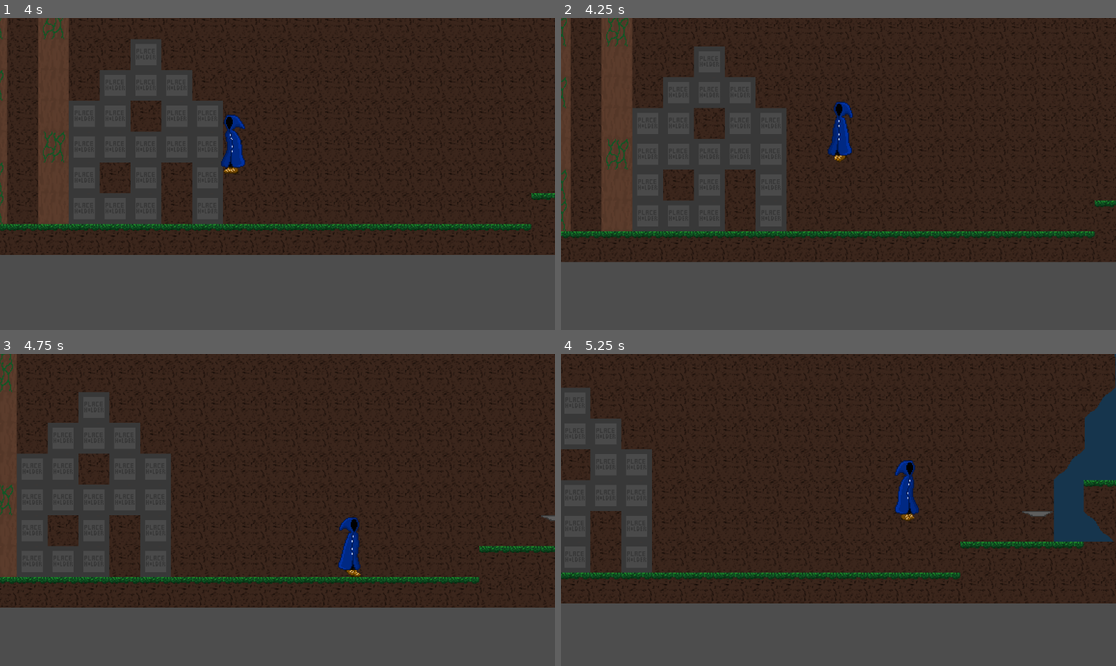
Above: before the commit, frames 1-4 (two rows, left to right).
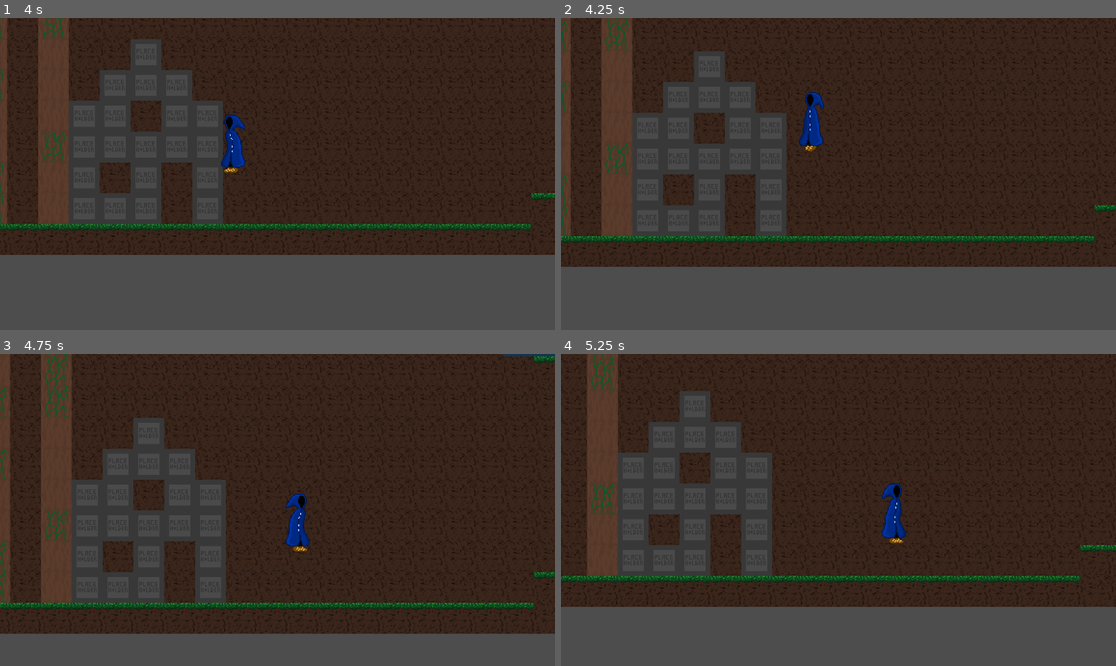
Above: after the commit, the same moments.

Repository: Maurice438361/Nyctophobia-YOGduo
Game: Godot game, scene res://world.tscn
Two runs of this game, one before a commit and one after it. Both use one fixed random seed, a clock stepped at 60 frames per second and the inputs below.
Inputs:
- Up to frame 1 (4 s): tap Enter at 0.5 s; hold D (Right) 0.53-2.03 s; tap Space (Jump) at 0.6, 0.77, 1.07, 1.35, 1.52, 1.82, 2.1, 2.85, 3.02, 3.32, 3.6, 3.77 s; hold A (Left) from 2.03 s (still down)
- Up to frame 2 (4.25 s): keep holding A (Left); tap Space (Jump) at 4.07 s
- Up to frame 3 (4.75 s): release A (Left) at 4.28 s; hold D (Right) from 4.28 s (still down); tap Space (Jump) at 4.35, 4.52 s
- Up to frame 4 (5.25 s): keep holding D (Right); tap Space (Jump) at 4.82, 5.1 s

Frame 1 is identical in both runs. In frame 2, 8.7% of the frame differs, in the area x 0-100%, y 0-80%; in frame 3, 30%, in the area x 0-100%, y 0-90%; in frame 4, 24%.

Commit message:
Fixed inputed variables for the wall jump not working

Diff:
--- a/NyctophobiaPlayer.tscn
+++ b/NyctophobiaPlayer.tscn
@@ -145,6 +145,9 @@
 
 [node name="CharacterBody2D" type="CharacterBody2D"]
 script = ExtResource("2_t1ppf")
+WALL_JUMP_FORCE = 300
+WALL_PUSH_FORCE = 100
+WALL_JUMP_GRACE = 10.0
 
 [node name="AnimatedSprite2D" type="AnimatedSprite2D" parent="."]
 sprite_frames = SubResource("SpriteFrames_oay2s")
--- a/assets/Player sprite/nyctophobia_player.gd
+++ b/assets/Player sprite/nyctophobia_player.gd
@@ -73,10 +73,10 @@
 		WallCling = false
 
 	if WallCling and Input.is_action_just_pressed("Jump"):
+		WallCling = false
+		WallJumped = true
 		velocity.y -= WALL_JUMP_FORCE
 		velocity.x = get_wall_normal().x * WALL_PUSH_FORCE
-		WallJumped = true
-		WallCling = false
 		await get_tree().create_timer(WALL_JUMP_GRACE).timeout
 		WallJumped = false
 
